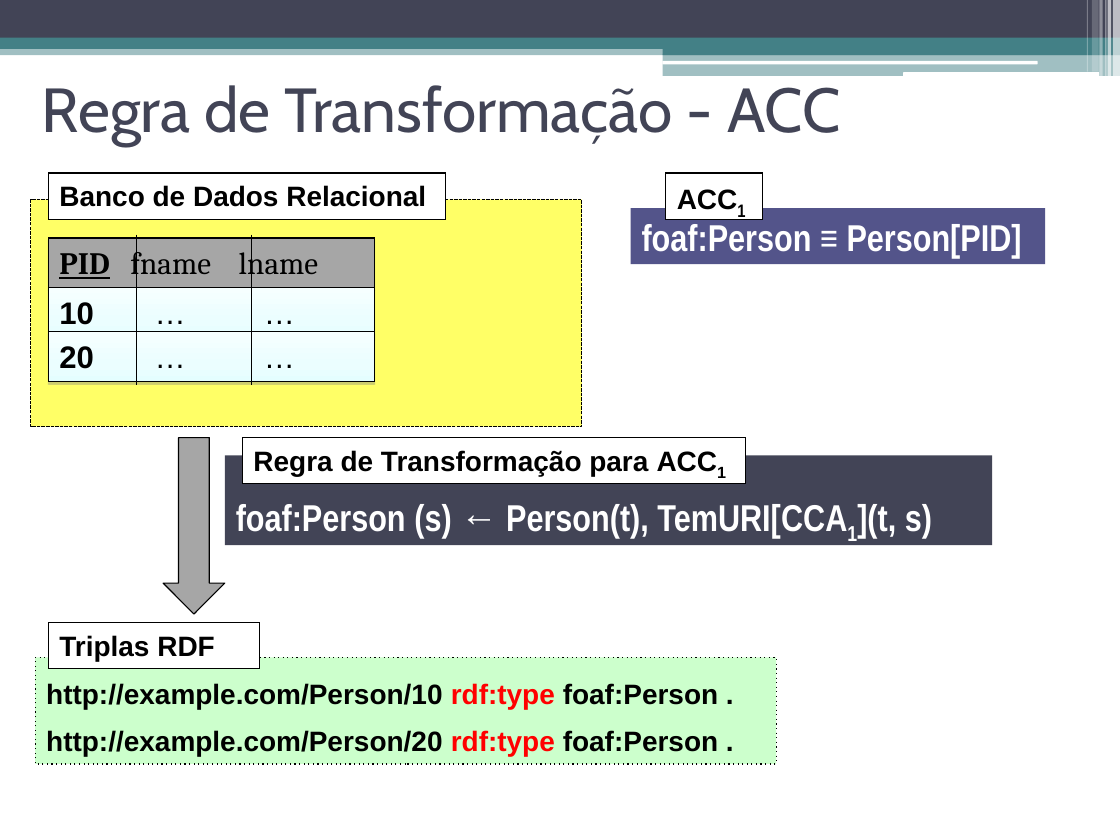
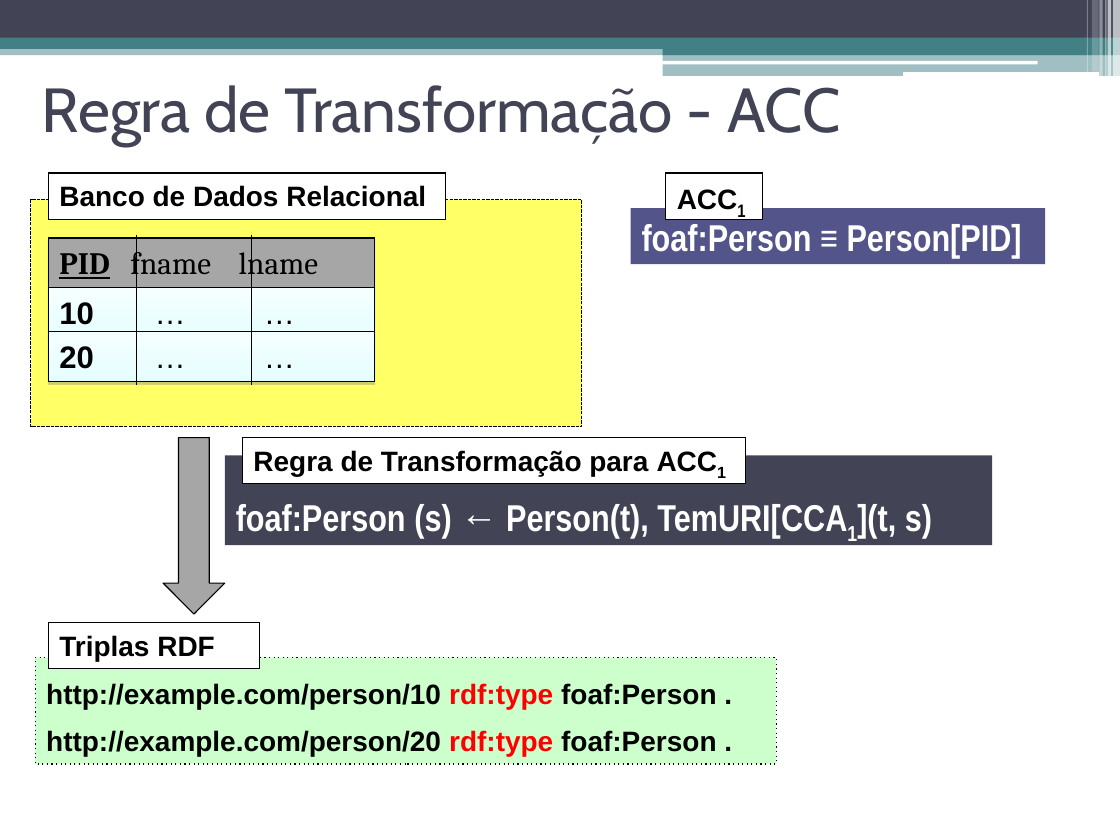
Before and after one commit to luiseufrasio/mestrado-ufc-eufrasio, a slide deck: slide 53 of dissertação/dissertacao_eufrasio-slides.pptx (slide 52 before the commit). Drawn at 1120x840 pixels with LibreOffice and Linux fonts; fonts in the diff are those of the drawing. Boxes give left, top, right and bottom in pixels: in the first picture for what was removed or moved away, otherwise in the second. Text is boxed around its words. In the diff, an @@ line names an element or a change of style, - is before the commit and + after.

```diff
--- a/dissertação/dissertacao_eufrasio-slides.pptx
+++ b/dissertação/dissertacao_eufrasio-slides.pptx
@@ text in rectangle at bbox=[46, 683, 716, 756]: text changed @@
-http://example.com/Person/10 rdf:type foaf:Person .
-http://example.com/Person/20 rdf:type foaf:Person .
+http://example.com/person/10 rdf:type foaf:Person .
+http://example.com/person/20 rdf:type foaf:Person .
```
Also in this commit, not shown: 4 other slides changed, 6 slides added, 11 slides removed, 1 other file.
